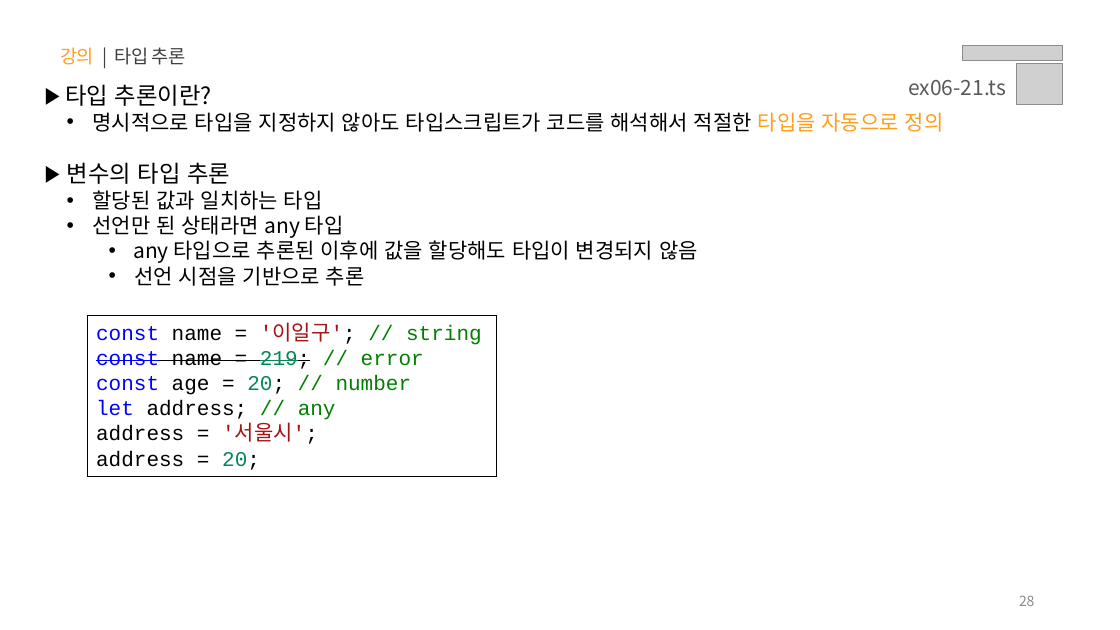
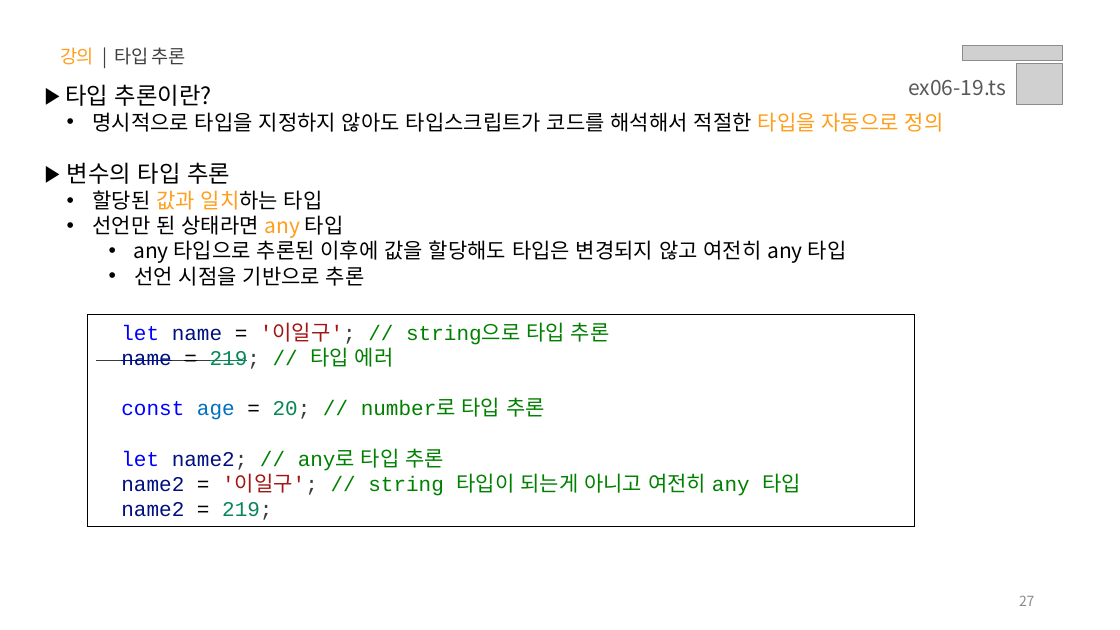
Before and after one commit to yebin-jeong/learn-js, a slide deck: slide 27 of PPT/06.자바스크립트 - 타입스크립트.pptx (slide 28 before the commit). Drawn at 1120x630 pixels with LibreOffice and Linux fonts; fonts in the diff are those of the drawing; grey boxes stand for pictures. Boxes give left, top, right and bottom in pixels: in the first picture for what was removed or moved away, otherwise in the second. Text is boxed around its words. In the diff, an @@ line names an element or a change of style, - is before the commit and + after.

```diff
--- a/PPT/06.자바스크립트 - 타입스크립트.pptx
+++ b/PPT/06.자바스크립트 - 타입스크립트.pptx
@@ text at bbox=[908, 80, 1006, 95]: text changed @@
-ex06-21.ts
+ex06-19.ts
@@ text at bbox=[92, 190, 344, 238]: text colour #000000 to #FF9E1B in "값과 일치하는", "any" @@
@@ text at bbox=[133, 237, 847, 263]: text changed @@
-    • any 타입으로 추론된 이후에 값을 할당해도 타입이 변경되지 않음
+    • any 타입으로 추론된 이후에 값을 할당해도 타입은 변경되지 않고 여전히 any 타입
@@ rectangle "let name = '이일구'; // ...": place and size @@
-rectangle "let name = '이일구'; // ..." at bbox=[88, 315, 497, 476]
+rectangle "let name = '이일구'; // ..." at bbox=[88, 315, 915, 527]
@@ text in rectangle at bbox=[121, 322, 801, 520]: text changed; text colour #000000 to #008000 @@
-const name = '이일구'; // string
-const name = 219; // error
-const age = 20; // number
-let address; // any
-address = '서울시';
-address = 20;
+let name = '이일구'; // string으로 타입 추론
+name = 219; // 타입 에러
+const age = 20; // number로 타입 추론
+let name2; // any로 타입 추론
+name2 = '이일구'; // string 타입이 되는게 아니고 여전히 any 타입
+name2 = 219;
@@ page number at bbox=[1019, 595, 1035, 606]: text changed @@
-28
+27
```
Also in this commit, not shown: 19 other slides changed, 3 slides added, 1 slide removed.
